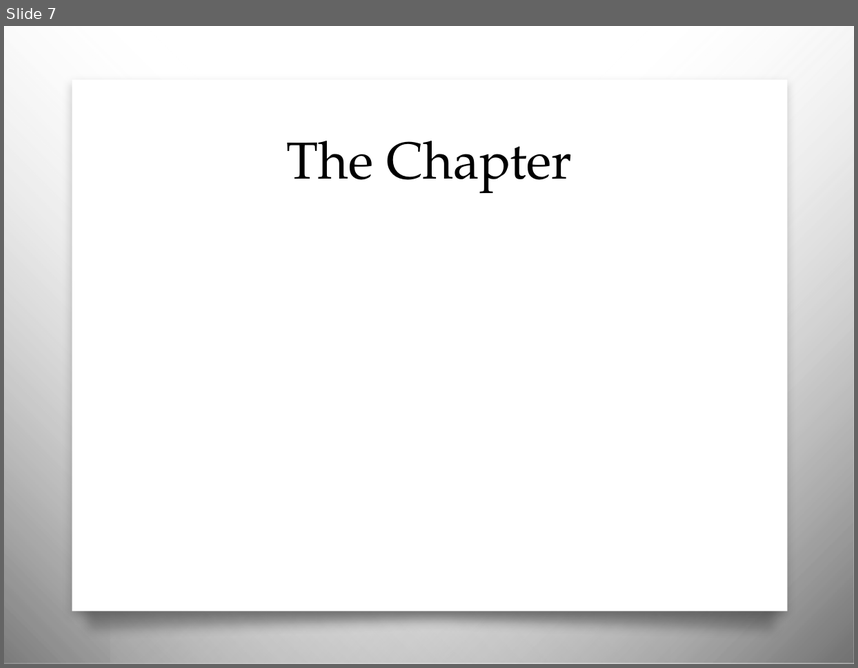
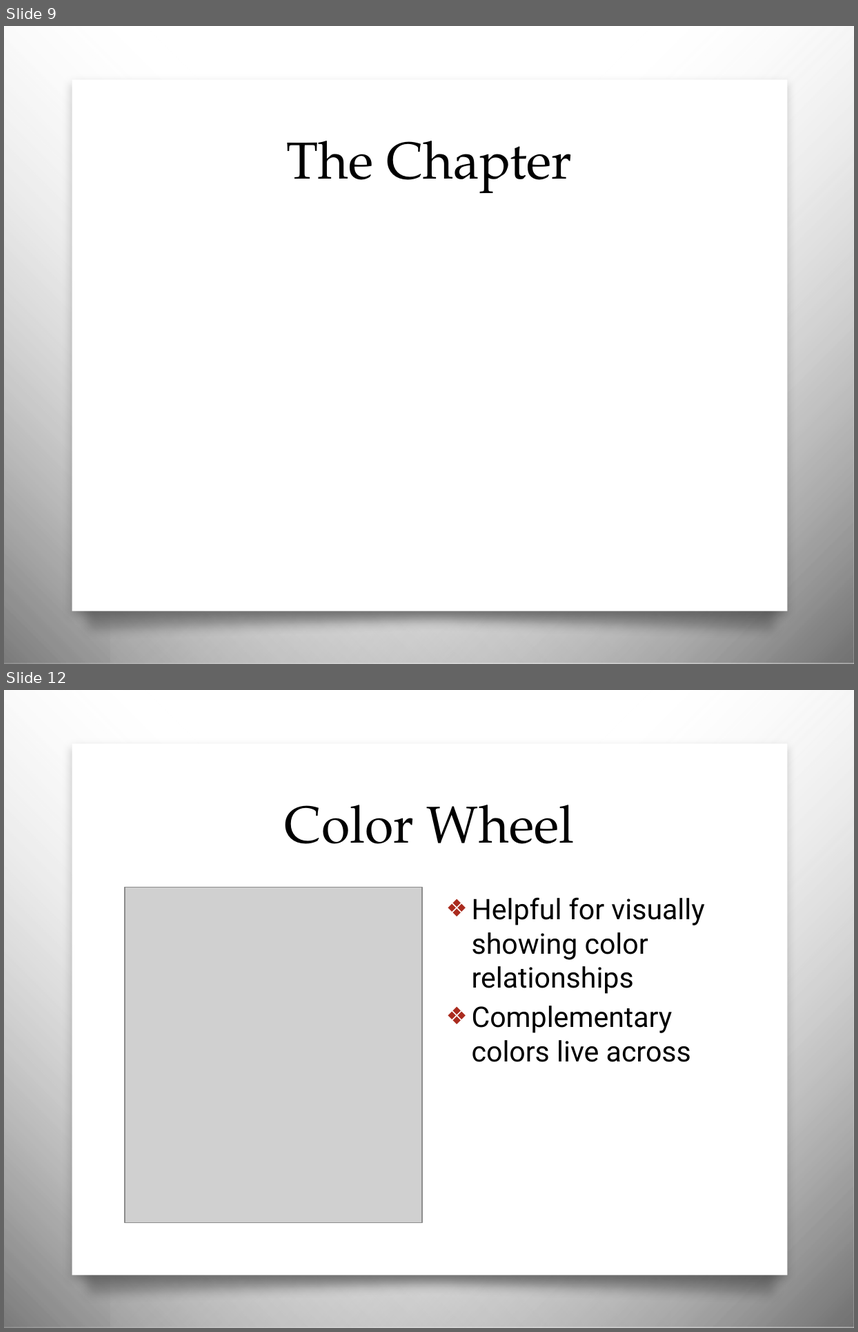
Before and after one commit to awayken/USF-ART329, a slide deck: slides/classnine/slides.pptx. Shown one above the other, each under a label of ours: slide 7 before the commit, slides 9 and 12 after it; the slides between them are not shown. The pictures are 858x668 and 858x1332 pixels, drawn with LibreOffice and Linux fonts; fonts in the diff are those of the drawing; grey boxes stand for pictures; background and template pictures are left out. Boxes give left, top, right and bottom in pixels: in the first picture for what was removed or moved away, otherwise in the second. Text is boxed around its words. In the diff, an @@ line names an element or a change of style, - is before the commit and + after.

```diff
--- a/slides/classnine/slides.pptx
+++ b/slides/classnine/slides.pptx
@@ slide 12 added at (4,690,854,1328), background picture (left out); not listed: 4 template elements that a slide beside it also shows @@
@@ title added at (285,805,574,844), 44 pt, text #000000 @@
+Color Wheel
@@ picture added at (125,887,422,1222) @@
@@ text added at (472,897,704,1062), 24 pt, text #000000 @@
+❖ Helpful for visually showing color relationships
+❖ Complementary colors live across
@@ what was slide 7 is now slide 9 @@
```
Also in this commit, not shown: 4 slides changed, 10 other slides added, 1 slide removed.
